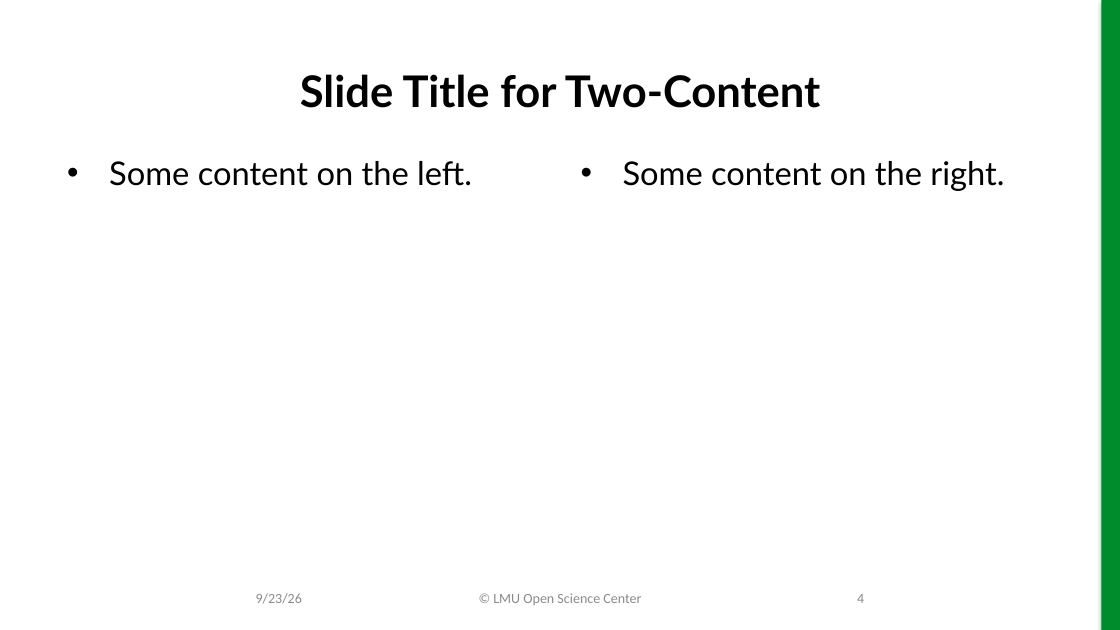
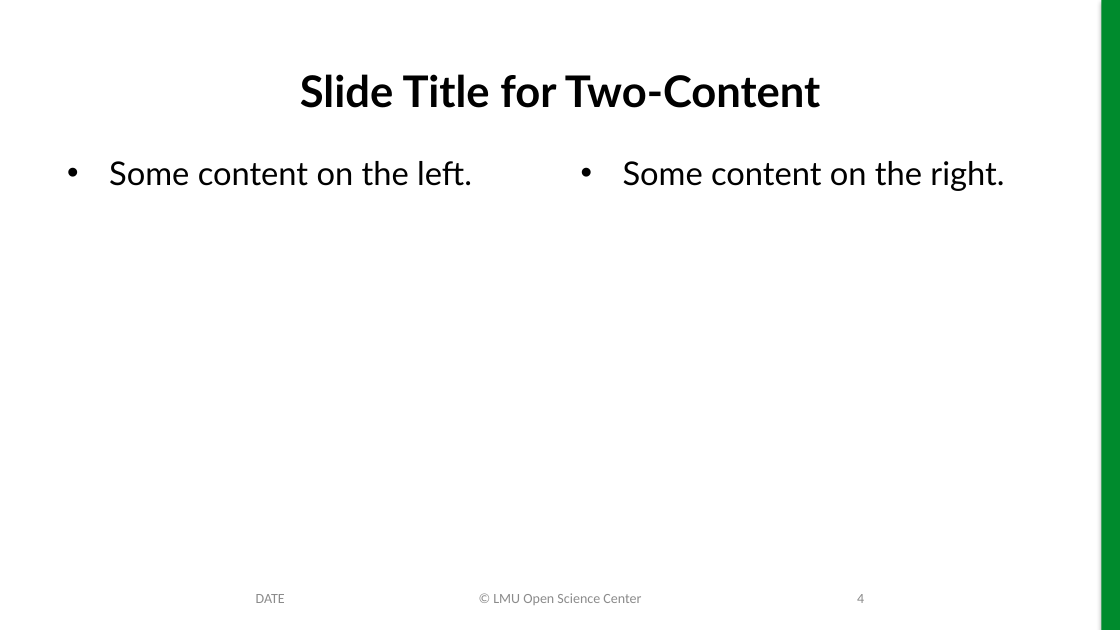
Before and after one commit to lmu-osc/train-the-trainer-test-repo-separate-slidedeck-zenodo, a slide deck: slide 4 of working-template.pptx. Drawn at 1120x630 pixels with LibreOffice and Linux fonts; fonts in the diff are those of the drawing; background and template pictures are left out. Boxes give left, top, right and bottom in pixels: in the first picture for what was removed or moved away, otherwise in the second. Text is boxed around its words. In the diff, an @@ line names an element or a change of style, - is before the commit and + after.

Commit message:
Adjust template footer date

```diff
--- a/working-template.pptx
+++ b/working-template.pptx
@@ text at (256, 594, 285, 603): text changed @@
-9/23/26
+DATE
```
Also in this commit, not shown: 2 other slides changed.
